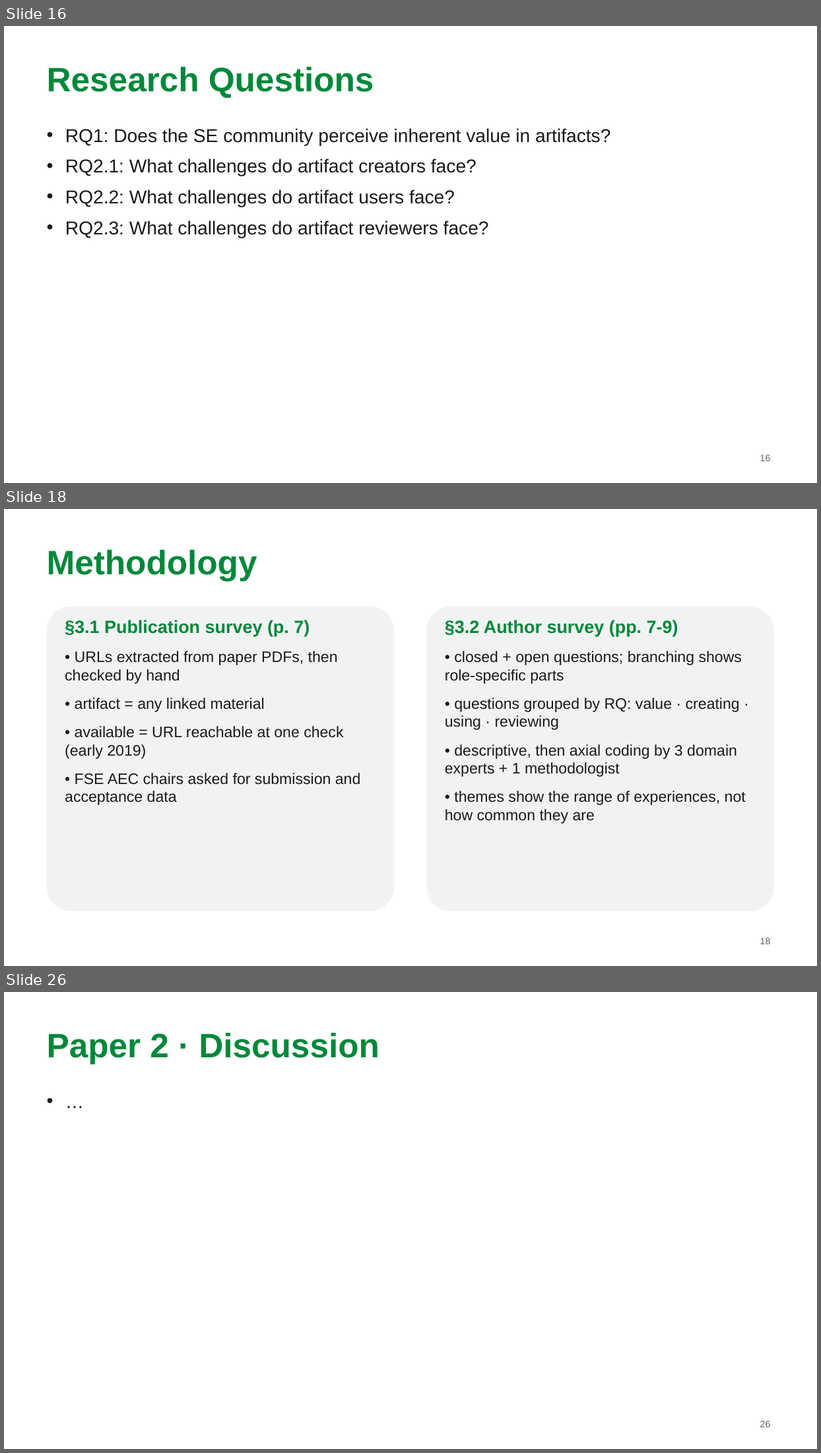
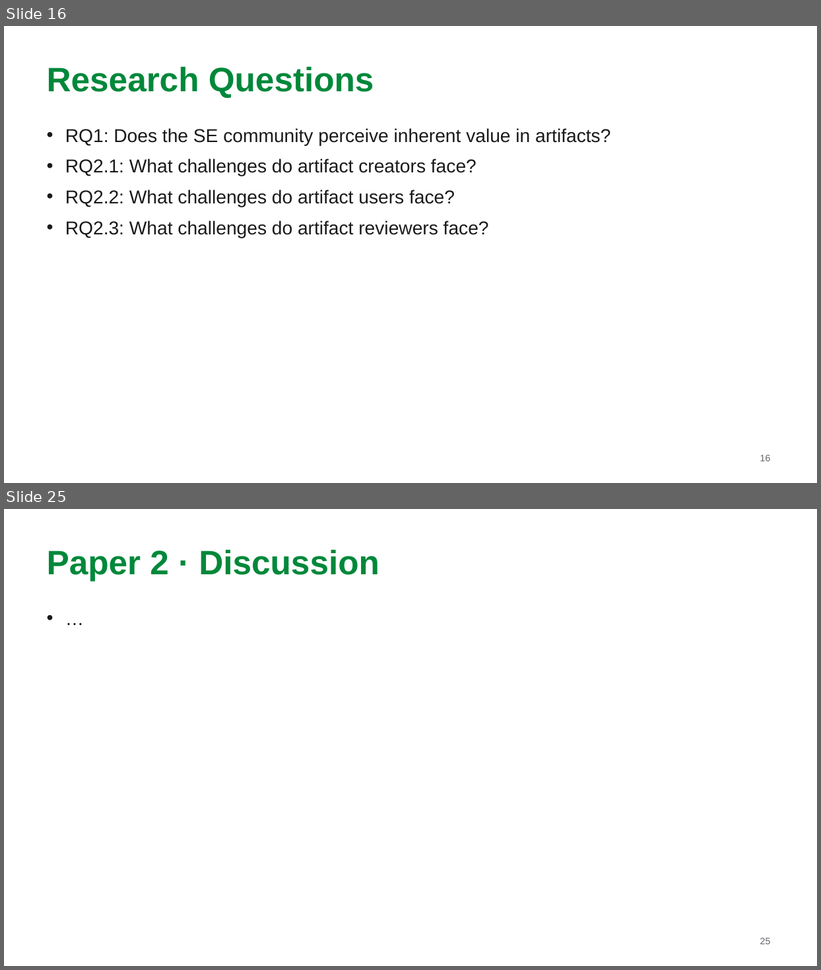
Before and after one commit to MarkAndreDuesing/Reprod_Docs_And_Notes, a slide deck: Vorl_2/slides/lecture2-team-paper2.pptx. Shown one above the other, each under a label of ours: slides 16, 18 and 26 before the commit, slides 16 and 25 after it; the slides between them are not shown. The pictures are 821x1453 and 821x970 pixels, drawn with LibreOffice and Linux fonts; fonts in the diff are those of the drawing. Boxes give left, top, right and bottom in pixels: in the first picture for what was removed or moved away, otherwise in the second. Text is boxed around its words. In the diff, an @@ line names an element or a change of style, - is before the commit and + after.

```diff
--- a/Vorl_2/slides/lecture2-team-paper2.pptx
+++ b/Vorl_2/slides/lecture2-team-paper2.pptx
@@ slide 18 removed at [4,509,817,966], background #FFFFFF @@
@@ text removed at [47,549,257,581] @@
-Methodology
@@ rounded rectangle removed at [47,607,395,912] @@
@@ rounded rectangle removed at [426,607,774,912] @@
@@ text removed at [65,620,361,805] @@
-§3.1 Publication survey (p. 7)
-• URLs extracted from paper PDFs, then checked by hand
-• artifact = any linked material
-• available = URL reachable at one check (early 2019)
-• FSE AEC chairs asked for submission and acceptance data
@@ text removed at [445,620,746,824] @@
-§3.2 Author survey (pp. 7-9)
-• closed + open questions; branching shows role-specific parts
-• questions grouped by RQ: value · creating · using · reviewing
-• descriptive, then axial coding by 3 domain experts + 1 methodologist
-• themes show the range of experiences, not how common they are
@@ page number removed at [760,938,771,945] @@
-18
@@ what was slide 26 is now slide 25 @@
@@ page number at [760,938,771,945]: text changed @@
-26
+25
```
Also in this commit, not shown: 12 slides changed, 1 slide added, 1 other file.
